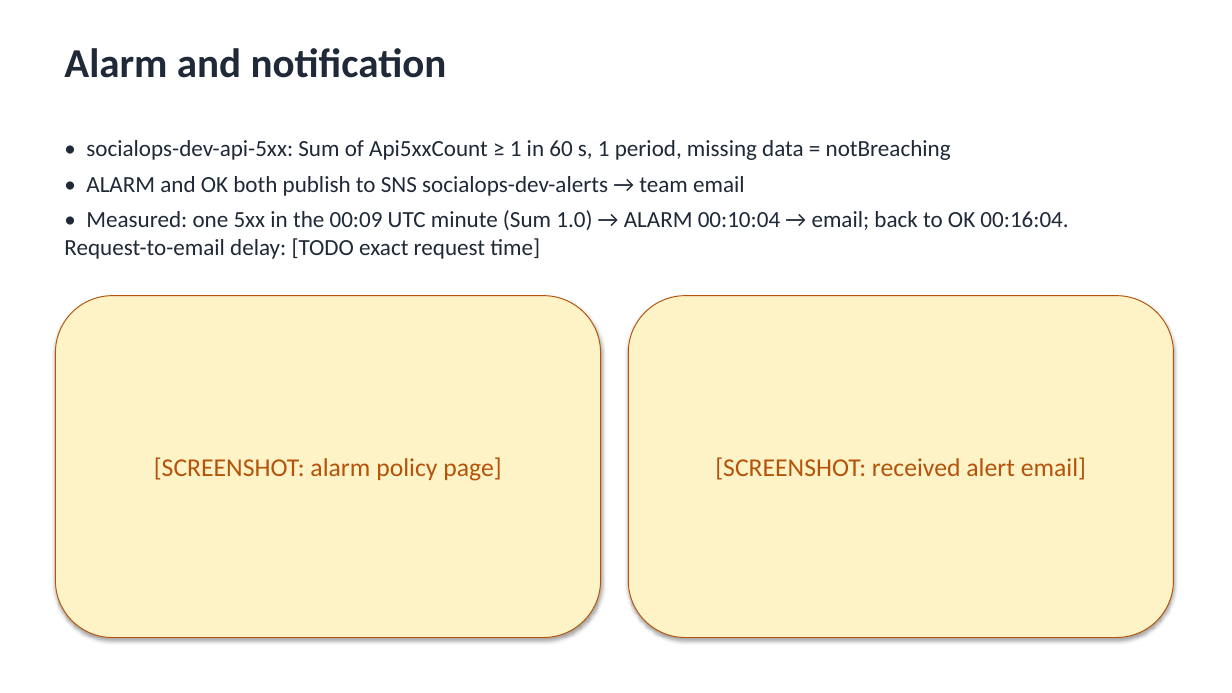
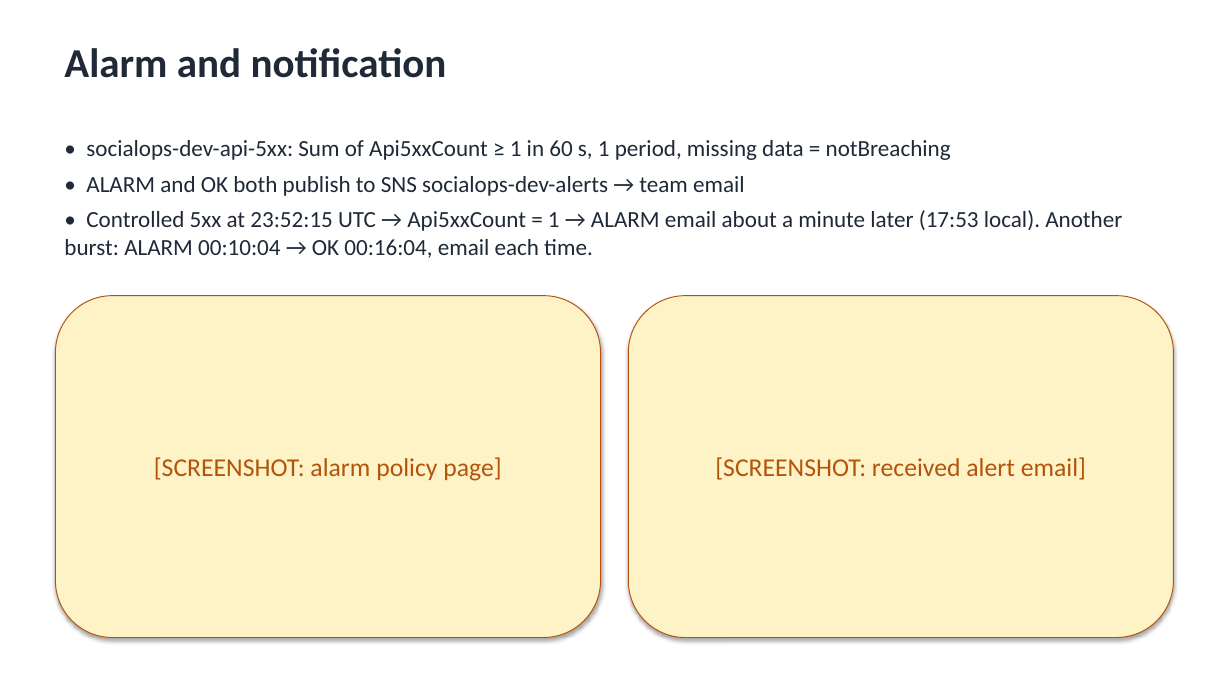
Before and after one commit to Junebhone/SocialOps, a slide deck: slide 6 of docs/milestone6/Milestone6_SocialOps.pptx. Drawn at 1232x693 pixels with LibreOffice and Linux fonts; fonts in the diff are those of the drawing. Boxes give left, top, right and bottom in pixels: in the first picture for what was removed or moved away, otherwise in the second. Text is boxed around its words. In the diff, an @@ line names an element or a change of style, - is before the commit and + after.

Commit message:
docs(m6): Member 2's controlled 5xx evidence and security cross-check

```diff
--- a/docs/milestone6/Milestone6_SocialOps.pptx
+++ b/docs/milestone6/Milestone6_SocialOps.pptx
@@ text at (x1=64, y1=210, x2=1122, y2=258): text changed @@
-• Measured: one 5xx in the 00:09 UTC minute (Sum 1.0) → ALARM 00:10:04 → email; back to OK 00:16:04. Request-to-email delay: [TODO exact request time]
+• Controlled 5xx at 23:52:15 UTC → Api5xxCount = 1 → ALARM email about a minute later (17:53 local). Another burst: ALARM 00:10:04 → OK 00:16:04, email each time.
```
Also in this commit, not shown: 17 other files.
